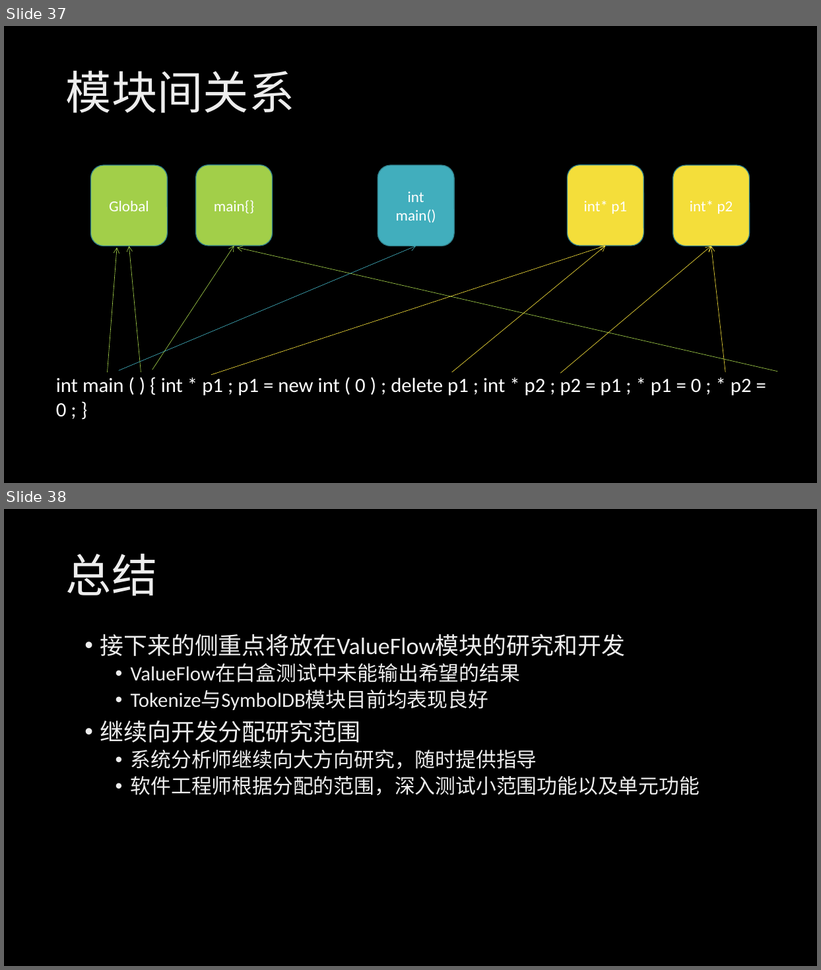
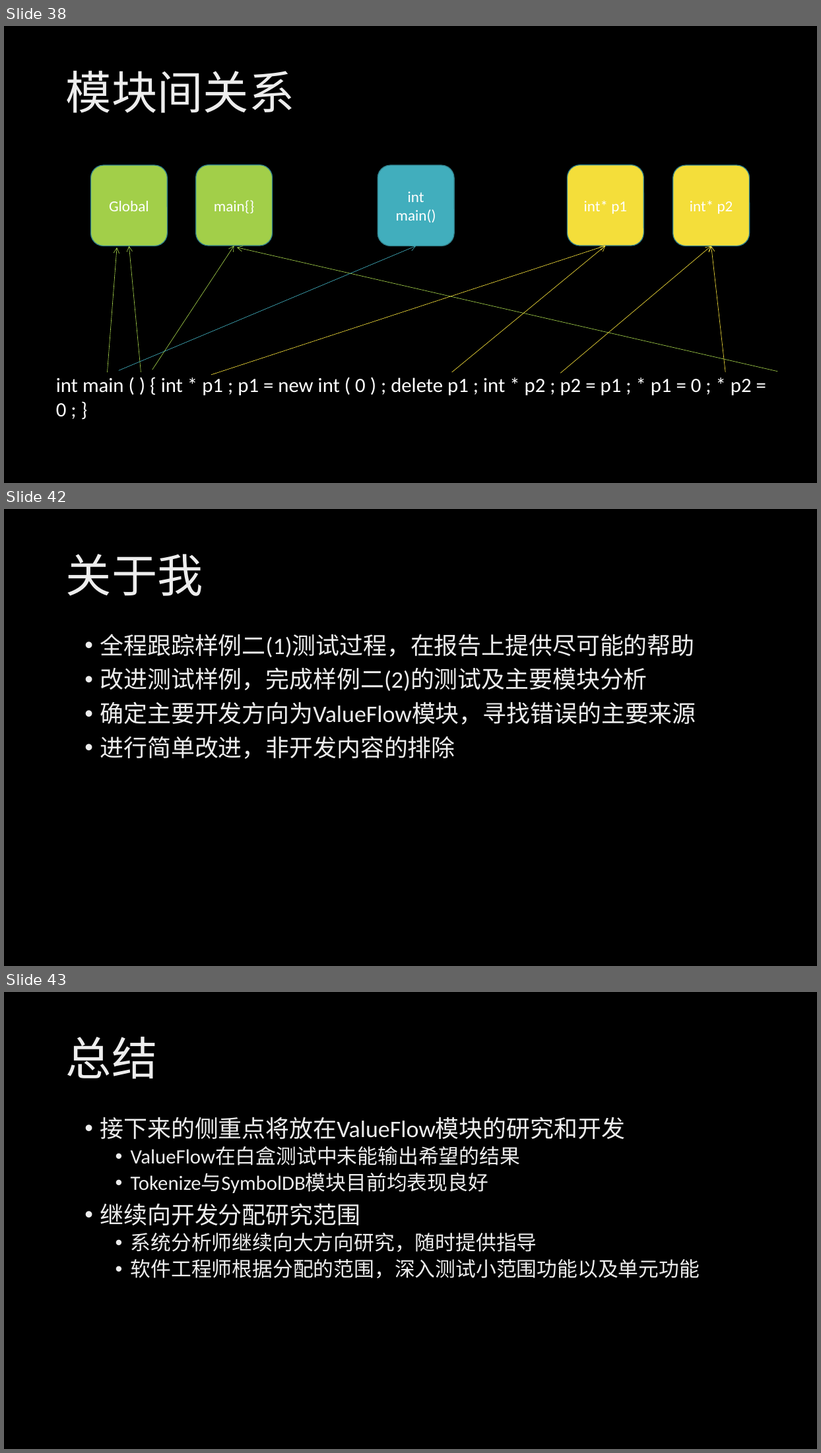
Before and after one commit to HSCppcheck/Cppcheck, a slide deck: 汇报/第六周课堂汇报.pptx. Shown one above the other, each under a label of ours: slides 37 and 38 before the commit, slides 38, 42 and 43 after it; the slides between them are not shown. The pictures are 821x970 and 821x1453 pixels, drawn with LibreOffice and Linux fonts; fonts in the diff are those of the drawing; background and template pictures are left out. Boxes give left, top, right and bottom in pixels: in the first picture for what was removed or moved away, otherwise in the second. Text is boxed around its words. In the diff, an @@ line names an element or a change of style, - is before the commit and + after.

```diff
--- a/汇报/第六周课堂汇报.pptx
+++ b/汇报/第六周课堂汇报.pptx
@@ slide 42 added at (4, 509, 817, 966), background picture (left out) @@
@@ title added at (66, 554, 203, 596), 54 pt, text gradient #BFBFBF to #EDEDED to #FFFFFF @@
+关于我
@@ text added at (100, 634, 696, 759), 28 pt, text gradient #BFBFBF to #EDEDED to #FFFFFF @@
+• 全程跟踪样例二(1)测试过程，在报告上提供尽可能的帮助
+• 改进测试样例，完成样例二(2)的测试及主要模块分析
+• 确定主要开发方向为ValueFlow模块，寻找错误的主要来源
+• 进行简单改进，非开发内容的排除
@@ what was slide 37 is now slide 38 @@
@@ what was slide 38 is now slide 43 @@
```
Also in this commit, not shown: 3 slides changed, 4 other slides added.
